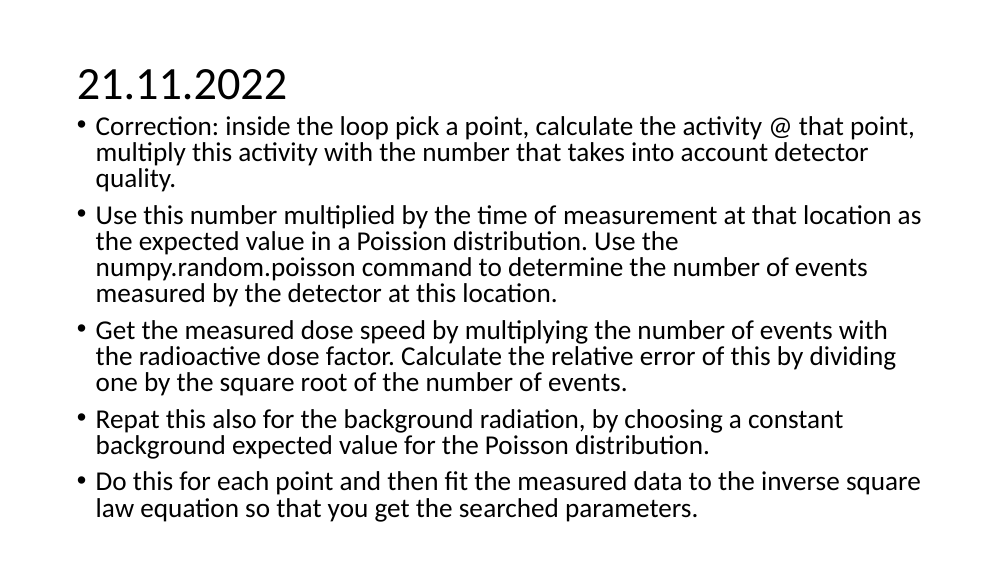
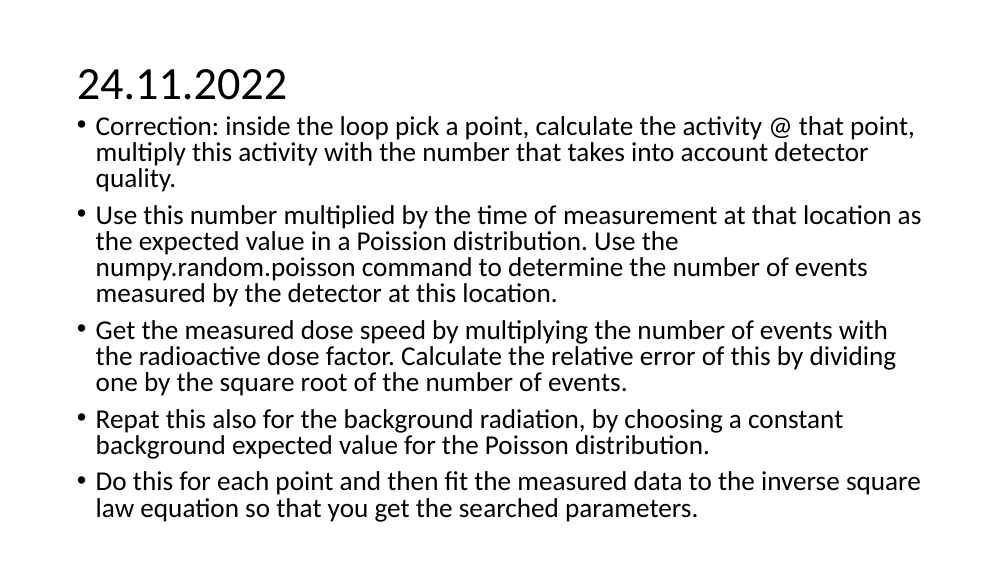
Before and after one commit to urhtrinko/DroneRadioactivity_student_job, a slide deck: slide 17 of reports/work_diary.pptx. Drawn at 1008x567 pixels with LibreOffice and Linux fonts; fonts in the diff are those of the drawing. Boxes give left, top, right and bottom in pixels: in the first picture for what was removed or moved away, otherwise in the second. Text is boxed around its words. In the diff, an @@ line names an element or a change of style, - is before the commit and + after.

```diff
--- a/reports/work_diary.pptx
+++ b/reports/work_diary.pptx
@@ title at [77,69,287,100]: text changed @@
-21.11.2022
+24.11.2022
```
Also in this commit, not shown: 1 slide added.
